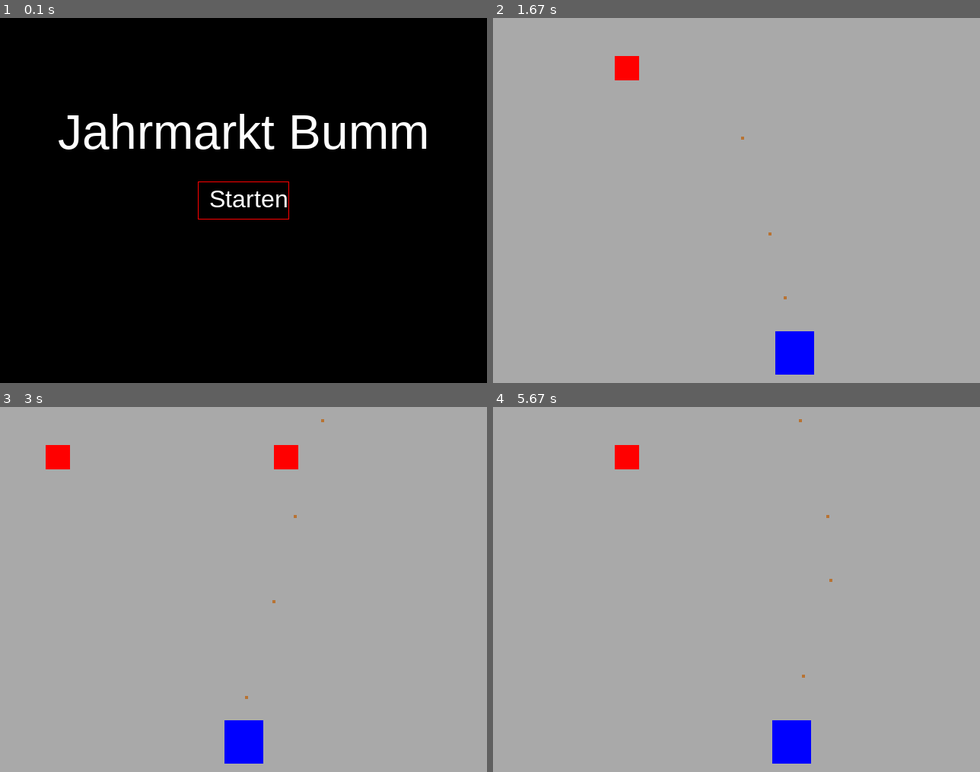
Above: before the commit, frames 1-4 (two rows, left to right).
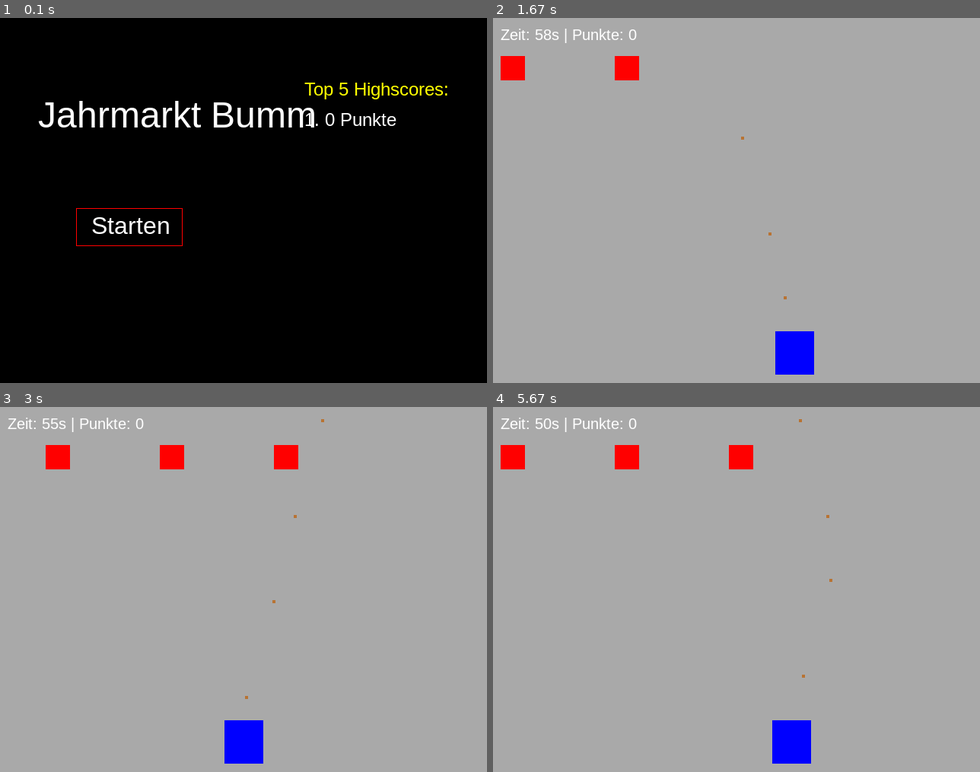
Above: after the commit, the same moments.

Repository: 25-26-1AHIF/pygameproject-JahrmarktBumm_Teodor_Simon
Game: pygame game, started from main.py
Two runs of this game, one before a commit and one after it. Both use one fixed random seed, a clock stepped at 60 frames per second and the inputs below.
Inputs:
- Up to frame 1 (0.1 s): no input
- Up to frame 2 (1.67 s): click "Starten" at 0.38 s; tap Space at 0.67, 1.07, 1.37, 1.57 s; hold D 1-1.47 s; hold D from 1.5 s (still down)
- Up to frame 3 (3 s): tap Space at 1.87, 2.07, 2.37, 2.63, 2.93 s; release D at 1.97 s; hold A 2-2.53 s; hold A 2.57-2.97 s
- Up to frame 4 (5.67 s): hold D 3-3.63 s; tap Space at 3.07, 3.37, 3.73, 4.03, 4.23, 4.53, 4.73, 5.03, 5.23, 5.53 s; hold A 3.67-4.13 s; hold D 4.17-4.63 s; hold D 4.67-5.13 s; hold A from 5.17 s (still down)

The runs differ from the first frame. In frame 1, 4.9% of the frame differs, in the area x 7-92%, y 17-63%; in frame 2, 0.6%; in frame 3, 0.6%; in frame 4, 0.9%.

Commit message:
Versuch Time v1

Diff:
--- /dev/null
+++ b/highscores.json
@@ -0,0 +1 @@
+[0]
--- a/main.py
+++ b/main.py
@@ -1,29 +1,56 @@
 import pygame
+import json
+import os
 from game_variables.GameVariables import GameVariables as gv
 from game.player import Player
 from game.bullet import Bullet, Bullets
 from game.target import Target, Targets
 
 
+# Ki Google Gemini Anfang
+def load_highscores():
+    if os.path.exists("highscores.json"):
+        with open("highscores.json", "r") as f:
+            try: return json.load(f)
+            except json.JSONDecodeError: return []
+    return []
+
+def save_highscore(new_score):
+    scores = load_highscores()
+    scores.append(new_score)
+    scores.sort(reverse=True)
+    with open("highscores.json", "w") as f:
+        json.dump(scores[:5], f) # Nur Top 5 speichern
+# Ki Ende, Prompt: Highscore Speicher-Logik hinzufügen
+
+
+# Ki Google Gemini Anfang
 def draw_menu(screen, title_text):
     screen.fill("black")
 
-    # Titel
-    font_title = pygame.font.SysFont("arial", 64)
+    # Titel (leicht nach links verschoben für Tabelle)
+    font_title = pygame.font.SysFont("arial", 48)
     title_surface = font_title.render(title_text, True, "white")
-    title_rect = title_surface.get_rect(center=(gv.SCREEN_WIDTH // 2, 150))
-    screen.blit(title_surface, title_rect)
+    screen.blit(title_surface, (50, 100))
 
-    # Start
+    # Start-Button (nach links verschoben)
     font_button = pygame.font.SysFont("arial", 32)
     button_text = font_button.render("Starten", True, "white")
-    button_rect = pygame.Rect(0, 0, 120, 50)
-    button_rect.center = (gv.SCREEN_WIDTH // 2, gv.SCREEN_HEIGHT // 2)
+    button_rect = pygame.Rect(100, 250, 140, 50)
+    pygame.draw.rect(screen, "red", button_rect, 1)
+    screen.blit(button_text, (button_rect.x + 20, button_rect.y + 5))
 
-    pygame.draw.rect(screen, "red", button_rect, 1)
-    screen.blit(button_text, (button_rect.x + 15, button_rect.y + 5))
+    # --- Highscore Tabelle auf der rechten Seite ---
+    font_hs = pygame.font.SysFont("arial", 24)
+    screen.blit(font_hs.render("Top 5 Highscores:", True, "yellow"), (gv.SCREEN_WIDTH - 240, 80))
+
+    scores = load_highscores()
+    for i, score in enumerate(scores):
+        score_text = font_hs.render(f"{i + 1}. {score} Punkte", True, "white")
+        screen.blit(score_text, (gv.SCREEN_WIDTH - 240, 120 + i * 30))
 
     return button_rect
+# Ki Ende, Menü mit Highscore-Anzeige erweitert
 
 
 def main_screen():
@@ -45,6 +72,8 @@
 
     # Lokaler Platzhalter für den Button-Bereich im aktuellen Frame <- KI
     current_button_rect = pygame.Rect(0, 0, 0, 0)
+
+    score = 0
 
     while running:
 
@@ -81,6 +110,14 @@
                             bullets_manager.bullets.remove(bullet)
                         if target in targets_manager.targets:
                             targets_manager.targets.remove(target)
+                        # Ki Google Gemini Anfang
+                        if bullet.get_rect().colliderect(target.get_rect()):
+                            if bullet in bullets_manager.bullets:
+                                bullets_manager.bullets.remove(bullet)
+                            if target in targets_manager.targets:
+                                targets_manager.targets.remove(target)
+                                score += 10  # Punkte vergeben!
+                    # Ki Ende, Prompt: Punkte bei Treffer erhöhen
 
             # Neu zeichnen der Spiel-Grafiken
             screen.fill("darkgray")
@@ -88,9 +125,25 @@
             bullets_manager.update_and_draw()
             targets_manager.update_and_draw(frame_counter)
 
+            # Ki Google Gemini Anfang
+            # Timer prüfen (60 Sekunden * 60 FPS = 3600 Frames)
+            if frame_counter >= gv.FPS * 60:
+                save_highscore(score)  # Score speichern
+                score = 0  # Reset für nächstes Spiel
+                frame_counter = 0  # Frame-Counter Reset
+                game_state = "MENU"  # Zurück ins Menü
+
+            # Timer & Punkte im Spiel oben links anzeigen
+            font_ui = pygame.font.SysFont("arial", 20)
+            remaining_time = max(0, 60 - (frame_counter // gv.FPS))
+            ui_text = font_ui.render(f"Zeit: {remaining_time}s | Punkte: {score}", True, "white")
+            screen.blit(ui_text, (10, 10))
+
+            frame_counter += 1
+            # Ki Ende, 60s Timer-Prüfung und UI-Anzeige einbauen
+
             frame_counter += 1
 
-        # Das Display aktualisieren
         pygame.display.flip()
         clock.tick(gv.FPS)
 
